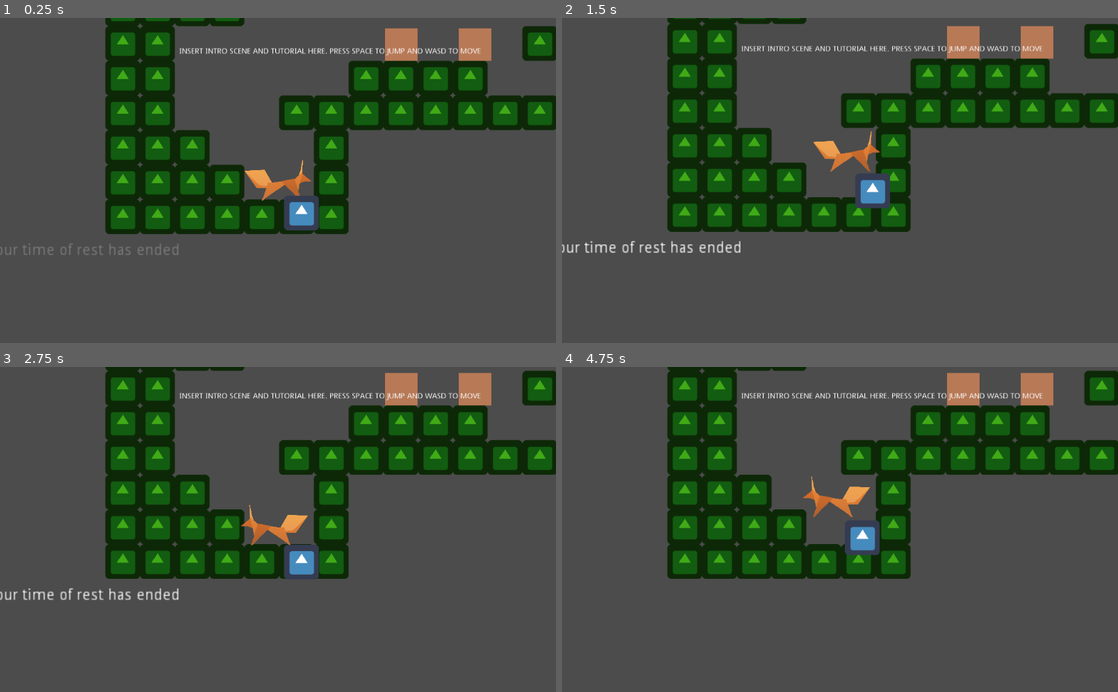
Above: before the commit, frames 1-4 (two rows, left to right).
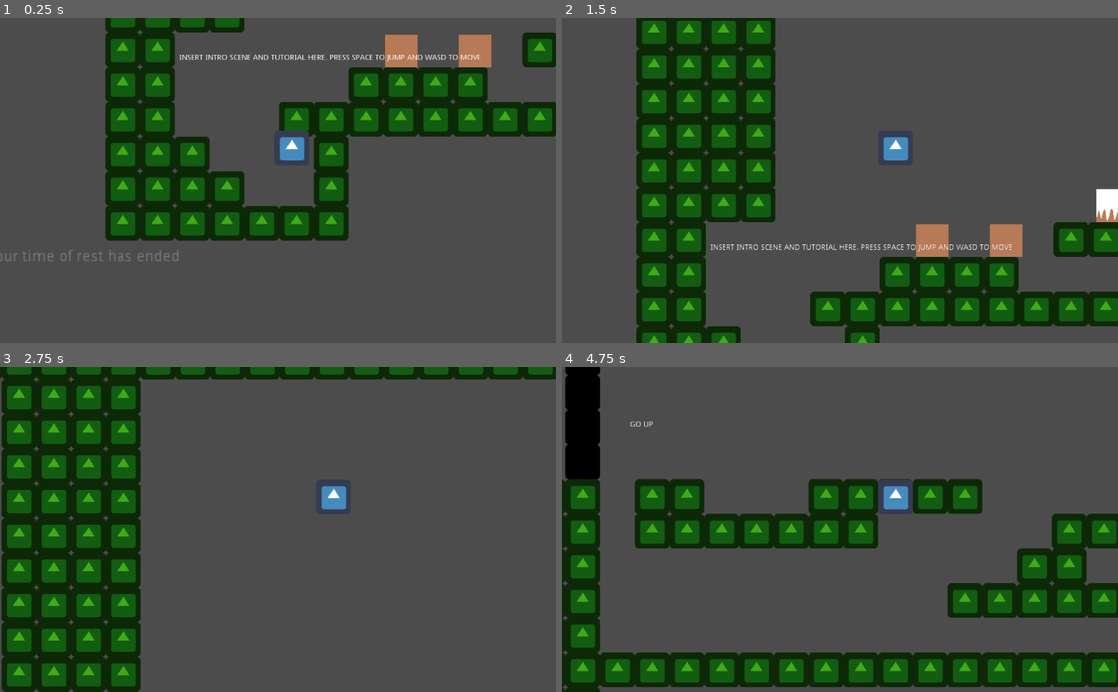
Above: after the commit, the same moments.

Repository: yeetables/Gami
Game: Godot game, scene res://Scenes/World.tscn
The game is run twice, just before and just after one commit, with the same random seed, the same clock (stepped at 60 frames per second) and the same inputs. The engine's default icon, where the game draws it, is replaced by a stand-in: a white triangle on a blue panel in a dark square.
Inputs (mouse positions are in pixels of both pictures, inside the frame that each line leads up to):
- Up to frame 1 (0.25 s): no input
- Up to frame 2 (1.5 s): tap Space at 0.5, 0.77, 1.25 s; move the mouse to (962, 164) at 0.52 s; hold 1 0.53-1.28 s; hold D (ui_right) from 0.53 s (still down); click (962, 164) at 0.67 s; tap 2 at 0.8, 1.35 s; move the mouse to (728, 196) at 1.27 s
- Up to frame 3 (2.75 s): tap Space at 1.52, 2 s; tap 3 at 1.55 s; move the mouse to (333, 458) at 2.02 s; release D (ui_right) at 2.03 s; hold A (ui_left) from 2.03 s (still down); hold 3 from 2.03 s (still down); tap L at 2.3 s
- Up to frame 4 (4.75 s): tap Space at 2.75, 3.02, 3.5, 3.77, 4.25, 4.52 s; move the mouse to (812, 594) at 2.77 s; release A (ui_left) at 2.78 s; release 3 at 2.78 s; hold D (ui_right) 2.78-4.28 s; tap L at 2.85 s; click (812, 594) at 2.92 s; tap J at 3.05 s; move the mouse to (1006, 578) at 3.52 s; hold J 3.53-4.28 s; tap I at 3.8, 4.35 s; move the mouse to (673, 480) at 4.27 s; hold A (ui_left) from 4.28 s (still down); tap 1 at 4.55 s

The runs differ from the first frame. In frame 1, 15% of the frame differs, in the area x 0-100%, y 0-75%; in frame 2, 44%; in frame 3, 46%; in frame 4, 50%, in the area x 0-100%, y 0-100%.

Commit message:
merged

Diff:
--- a/src/Scenes/Player.tscn
+++ b/src/Scenes/Player.tscn
@@ -1,6 +1,6 @@
 [gd_scene load_steps=4 format=2]
 
-[ext_resource path="res://Scripts/Player.gd" type="Script" id=1]
+[ext_resource path="res://Scripts/Player2.gd" type="Script" id=1]
 [ext_resource path="res://Assets/fox-stand-1.png" type="Texture" id=2]
 
 [sub_resource type="RectangleShape2D" id=1]
@@ -10,7 +10,6 @@
 
 [node name="Player" type="Node2D"]
 
-script = ExtResource( 1 )
 __meta__ = {
 "_edit_group_": true
 }
@@ -23,6 +22,7 @@
 collision_layer = 1
 collision_mask = 1
 collision/safe_margin = 0.08
+script = ExtResource( 1 )
 
 [node name="CollisionShape2D" type="CollisionShape2D" parent="Body" index="0"]
 
--- a/src/Scenes/World.tscn
+++ b/src/Scenes/World.tscn
@@ -228,7 +228,7 @@
 
 [node name="Player" parent="." index="8" instance=ExtResource( 6 )]
 
-position = Vector2( 190, 530 )
+position = Vector2( 1390, -3000 )
 _sections_unfolded = [ "Material", "Transform", "Visibility", "Z Index" ]
 
 [node name="TextLabels" type="Control" parent="." index="9"]
--- /dev/null
+++ b/src/Scripts/Player2.gd
@@ -0,0 +1,80 @@
+extends KinematicBody2D
+
+var MAX_SPEED = 500
+var ACC = 6
+var velocity = Vector2()
+var xspeed = 0
+
+var jforce = 300
+var yspeed = 0
+const UP = Vector2(0,-1)
+
+func _physics_process(delta):
+    if Input.is_key_pressed(KEY_1):
+        MAX_SPEED = 500
+        jforce = 300
+        ACC = 6
+        print("1st gear")
+    elif Input.is_key_pressed(KEY_2):
+        MAX_SPEED = 450
+        jforce = 650
+        ACC = 8
+        print("2nd gear")
+    elif Input.is_key_pressed(KEY_3):
+        MAX_SPEED = 600
+        jforce = 800
+        ACC = 10
+        print("3rd gear")
+    else:
+        pass
+
+    if Input.is_key_pressed(KEY_L):
+        if xspeed < 0:
+            xspeed += 3 * ACC
+        else:
+            xspeed += ACC
+            if xspeed > MAX_SPEED:
+                xspeed = MAX_SPEED
+
+    elif Input.is_key_pressed(KEY_J):
+        if xspeed > 0:
+            xspeed -= 3 * ACC
+        else:
+            xspeed -= ACC
+            if xspeed < -MAX_SPEED:
+                xspeed = -MAX_SPEED
+
+    else:
+        if xspeed > ((ACC * 2) + 1):
+            xspeed -= 2 * ACC
+        elif xspeed < -16:
+            xspeed += 2 * ACC
+        else:
+            xspeed = 0
+
+    #Jumping is gonna be a pain in the butt.
+    #Start with an upwards speed, and constantly decrement.
+    #While in the air you don't decelerate like you do on the ground.
+    #But you can still use the keys to adjust trajectory, at a penalty.
+    if Input.is_key_pressed(KEY_I) and is_on_floor():
+#        print("on floor:", is_on_floor())
+        yspeed = jforce
+
+#    if is_on_floor():
+#        yspeed = 0
+
+    if not is_on_floor():
+        yspeed -= 8
+        if yspeed <= 0:
+            yspeed -= 16
+
+    #print(xspeed, yspeed)
+    velocity.x = 1 * xspeed
+    velocity.y = -1 * yspeed
+    #print(velocity)
+    move_and_slide(velocity, UP)
+
+func _ready():
+    # Called when the node is added to the scene for the first time.
+    # Initialization here
+    pass
